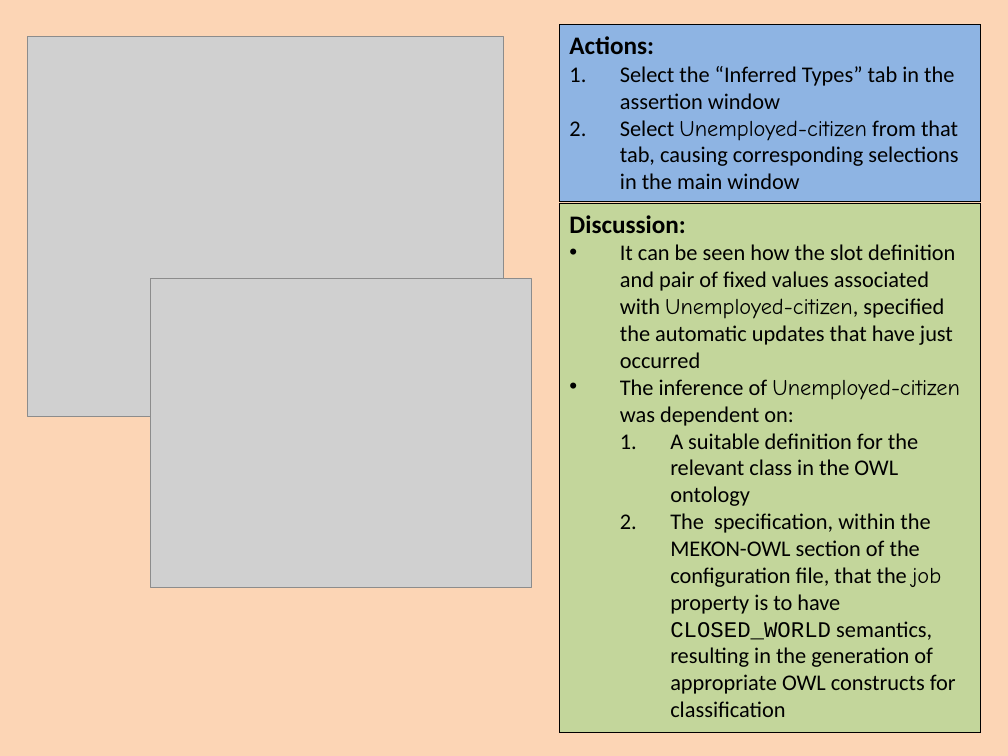
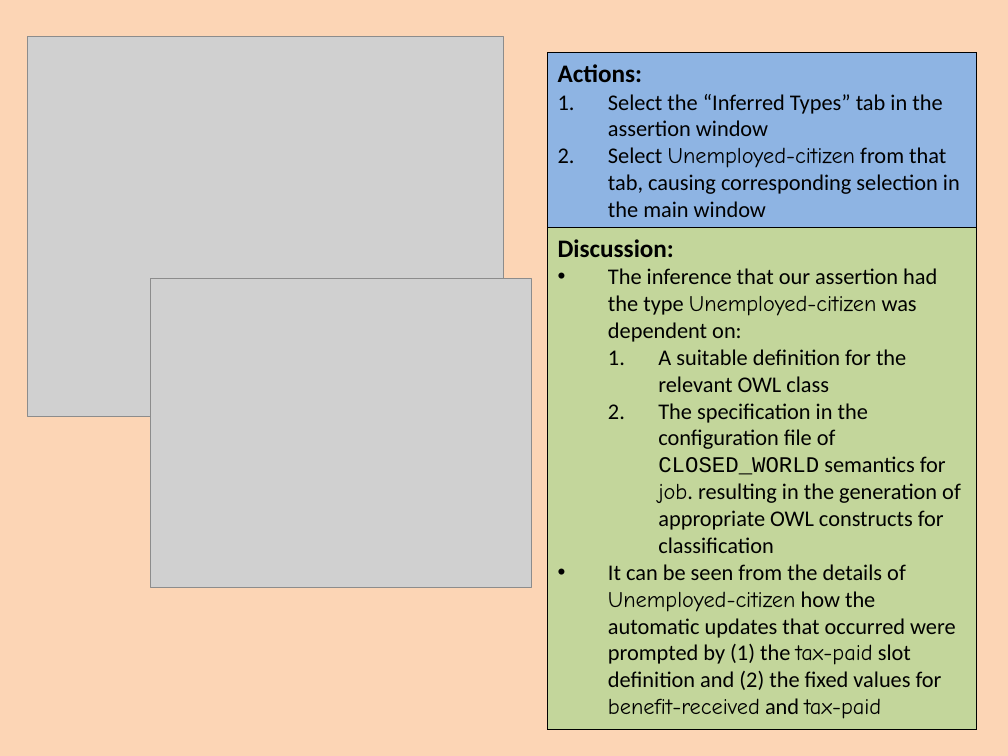
Before and after one commit to colin-puleston/mekon-hobo, a slide deck: slide 37 of docs/MEKON-HOBO Introductory Tutorial.pptx (slide 36 before the commit). Drawn at 1008x756 pixels with LibreOffice and Linux fonts; fonts in the diff are those of the drawing; grey boxes stand for pictures. Boxes give left, top, right and bottom in pixels: in the first picture for what was removed or moved away, otherwise in the second. Text is boxed around its words. In the diff, an @@ line names an element or a change of style, - is before the commit and + after.

```diff
--- a/docs/MEKON-HOBO Introductory Tutorial.pptx
+++ b/docs/MEKON-HOBO Introductory Tutorial.pptx
@@ rectangle "Actions:": place and size @@
-rectangle "Actions:" at (559,25,980,202)
+rectangle "Actions:" at (547,52,976,229)
@@ text in rectangle at (608,147,960,217): text changed @@
-2. Select Unemployed-citizen from that tab, causing corresponding selections in the main window
+2. Select Unemployed-citizen from that tab, causing corresponding selection in the main window
@@ rectangle "Discussion:": place and size @@
-rectangle "Discussion:" at (559,204,980,733)
+rectangle "Discussion:" at (547,227,976,729)
@@ text in rectangle at (608,268,961,719): text changed @@
-• It can be seen how the slot definition and pair of fixed values associated with Unemployed-citizen, specified the automatic updates that have just occurred
-• The inference of Unemployed-citizen was dependent on:
-  1. A suitable definition for the relevant class in the OWL ontology
-  2. The specification, within the MEKON-OWL section of the configuration file, that the job property is to have CLOSED_WORLD semantics, resulting in the generation of appropriate OWL constructs for classification
+• The inference that our assertion had the type Unemployed-citizen was dependent on:
+  1. A suitable definition for the relevant OWL class
+  2. The specification in the configuration file of CLOSED_WORLD semantics for job. resulting in the generation of appropriate OWL constructs for classification
+• It can be seen from the details of Unemployed-citizen how the automatic updates that occurred were prompted by (1) the tax-paid slot definition and (2) the fixed values for benefit-received and tax-paid
```
Also in this commit, not shown: 40 other slides changed, 5 slides added, 4 slides removed.
